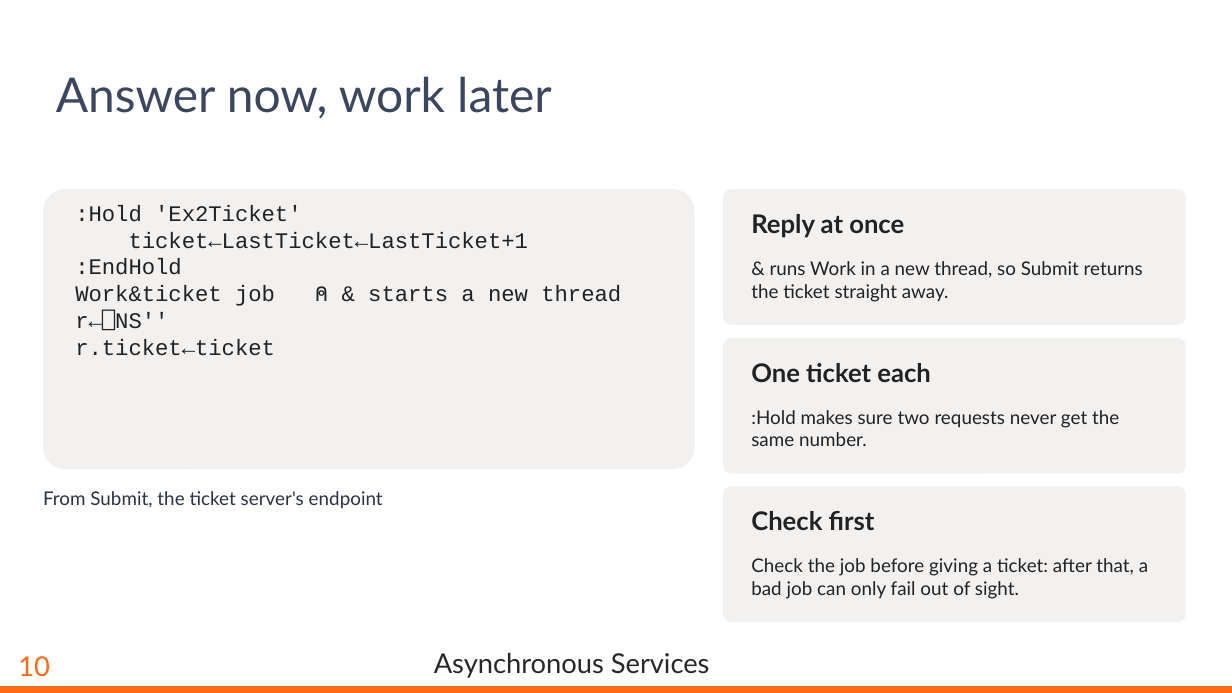
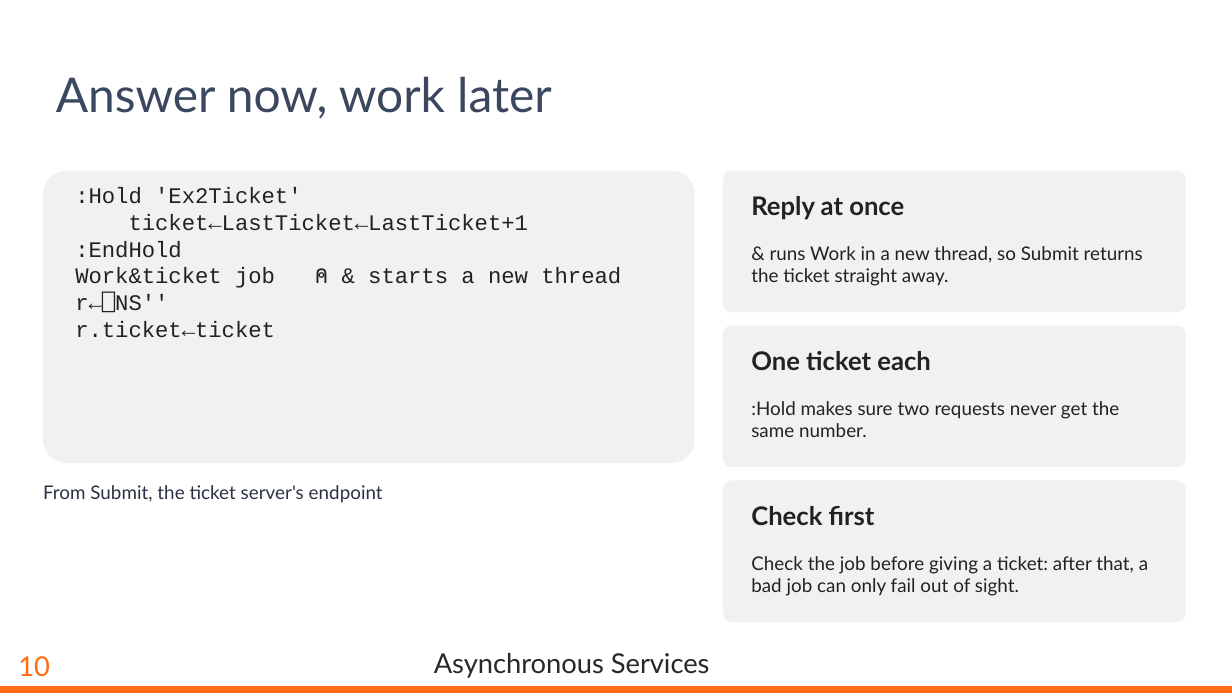
Before and after one commit to dyalog-training/2026-MP2, a slide deck: slide 11 of Presentation/AsynchronousServices.pptx. Drawn at 1232x693 pixels with LibreOffice and Linux fonts; fonts in the diff are those of the drawing; background and template pictures are left out. Boxes give left, top, right and bottom in pixels: in the first picture for what was removed or moved away, otherwise in the second. Text is boxed around its words. In the diff, an @@ line names an element or a change of style, - is before the commit and + after.

Commit message:
Rebuild the slide deck on the updated Dyalog26 template
The template no longer has a picture-in-picture area, so titles run the
full width and content starts higher. The title slide names the presenter.
The deck also no longer lists APL385 Unicode and Wingdings 2 as embedded
fonts: the template's entries for them pointed at a missing part, and the
rebuilt deck pointed them at a slide, so PowerPoint could not open it.

```diff
--- a/Presentation/AsynchronousServices.pptx
+++ b/Presentation/AsynchronousServices.pptx
@@ rounded rectangle: place and size @@
-rounded rectangle at (43, 188, 695, 468)
+rounded rectangle at (43, 171, 695, 463)
@@ rounded rectangle: place and size @@
-rounded rectangle at (723, 188, 1186, 324)
+rounded rectangle at (723, 171, 1186, 313)
@@ text ":Hold 'Ex2Ticket'": place and size @@
-text ":Hold 'Ex2Ticket'" at (75, 205, 621, 355)
+text ":Hold 'Ex2Ticket'" at (75, 187, 621, 337)
@@ text "Reply at once": place and size @@
-text "Reply at once" at (751, 214, 904, 238)
+text "Reply at once" at (751, 196, 904, 220)
@@ text "& runs Work in a ...": place and size @@
-text "& runs Work in a ..." at (751, 261, 1143, 302)
+text "& runs Work in a ..." at (751, 246, 1143, 286)
@@ rounded rectangle: place and size @@
-rounded rectangle at (723, 338, 1186, 473)
+rounded rectangle at (723, 325, 1186, 467)
@@ text "One ticket each": place and size @@
-text "One ticket each" at (751, 363, 931, 382)
+text "One ticket each" at (751, 351, 931, 370)
@@ text ":Hold makes sure two requests ...": place and size @@
-text ":Hold makes sure two requests ..." at (751, 410, 1119, 446)
+text ":Hold makes sure two requests ..." at (751, 401, 1119, 437)
@@ text "From Submit, the ticket server's ...": place and size @@
-text "From Submit, the ticket server's ..." at (43, 491, 383, 509)
+text "From Submit, the ticket server's ..." at (43, 485, 383, 503)
@@ rounded rectangle: place and size @@
-rounded rectangle at (723, 487, 1186, 622)
+rounded rectangle at (723, 480, 1186, 622)
@@ text "Check first": place and size @@
-text "Check first" at (751, 511, 875, 530)
+text "Check first" at (751, 506, 875, 525)
```
Also in this commit, not shown: 23 other slides changed.
